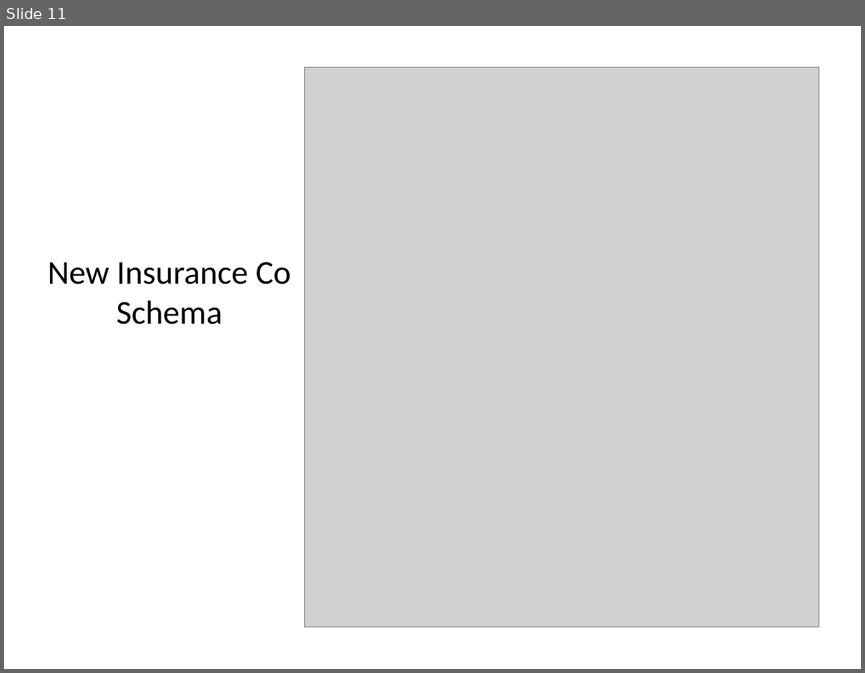
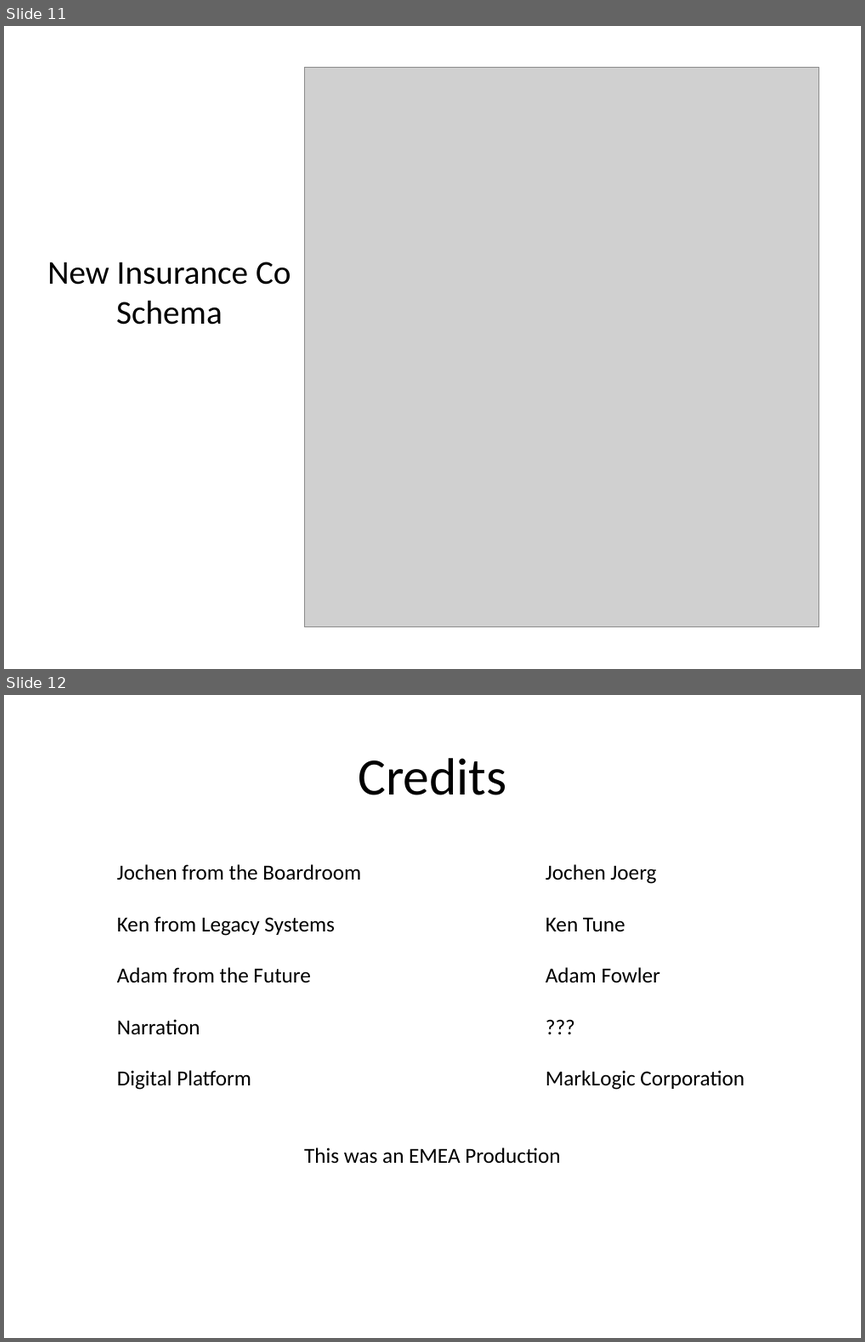
Before and after one commit to mustard57/SYTYCD, a slide deck: presentation/SYTYCD.TeamKojak.pptx. Shown one above the other, each under a label of ours: slide 11 before the commit, slides 11 and 12 after it. The pictures are 865x673 and 865x1342 pixels, drawn with LibreOffice and Linux fonts; fonts in the diff are those of the drawing; grey boxes stand for pictures. Boxes give left, top, right and bottom in pixels: in the first picture for what was removed or moved away, otherwise in the second. Text is boxed around its words. In the diff, an @@ line names an element or a change of style, - is before the commit and + after.

```diff
--- a/presentation/SYTYCD.TeamKojak.pptx
+++ b/presentation/SYTYCD.TeamKojak.pptx
@@ slide 12 added at [4, 695, 861, 1338], background #FFFFFF @@
@@ title added at [358, 758, 506, 795], 44 pt, text #000000 @@
+Credits
@@ text added at [117, 864, 744, 1163], 18 pt, text #000000 @@
+Jochen from the Boardroom Jochen Joerg
+Ken from Legacy Systems Ken Tune
+Adam from the Future Adam Fowler
+Narration ???
+Digital Platform MarkLogic Corporation
+This was an EMEA Production
```
Also in this commit, not shown: 1 slide changed, 1 other file.
